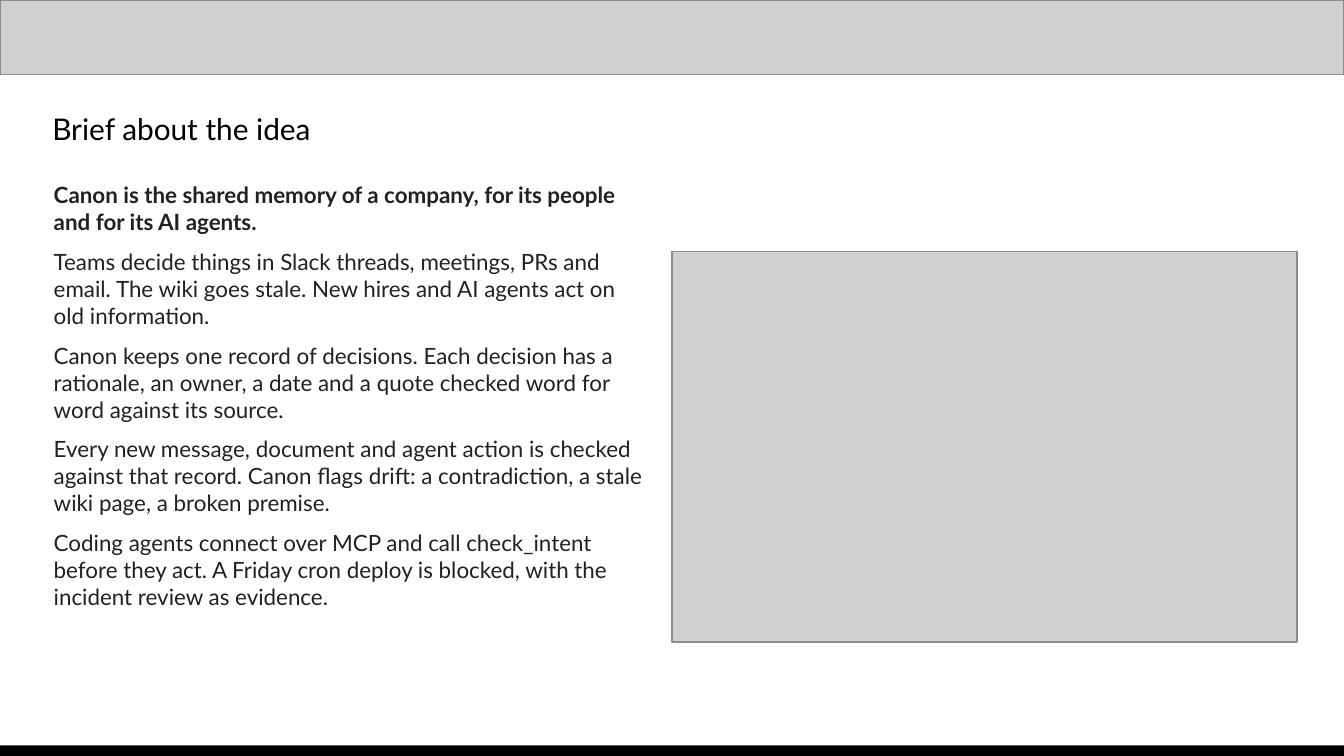
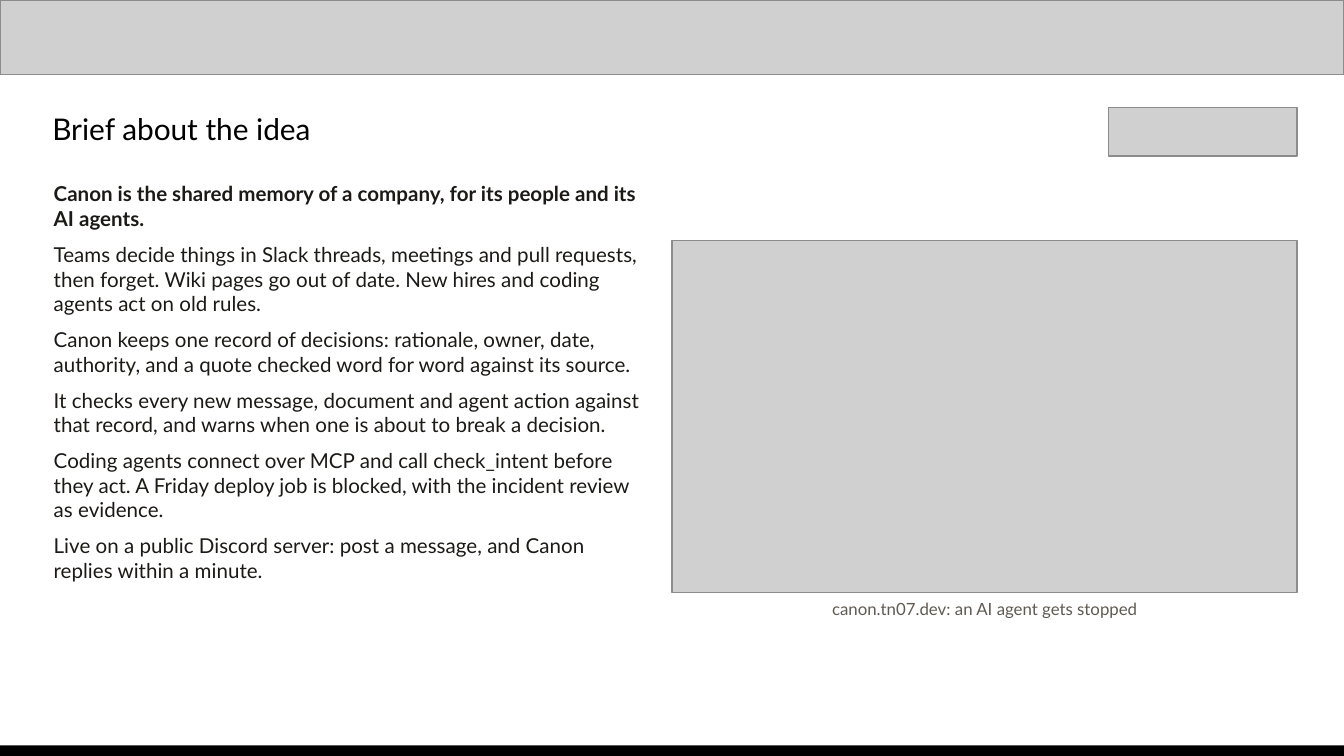
Before and after one commit to tejasnafde/canon, a slide deck: slide 2 of deck/canon-deck.pptx. Drawn at 1344x756 pixels with LibreOffice and Linux fonts; fonts in the diff are those of the drawing; grey boxes stand for pictures. Boxes give left, top, right and bottom in pixels: in the first picture for what was removed or moved away, otherwise in the second. Text is boxed around its words. In the diff, an @@ line names an element or a change of style, - is before the commit and + after.

```diff
--- a/deck/canon-deck.pptx
+++ b/deck/canon-deck.pptx
@@ picture added at bbox=[1109, 108, 1297, 156] @@
@@ text at bbox=[54, 185, 639, 582]: text changed; size 12 to 11 pt; text colour #202124 to #1C1A17 @@
-Canon is the shared memory of a company, for its people and for its AI agents.
-Teams decide things in Slack threads, meetings, PRs and email. The wiki goes stale. New hires and AI agents act on old information.
-Canon keeps one record of decisions. Each decision has a rationale, an owner, a date and a quote checked word for word against its source.
-Every new message, document and agent action is checked against that record. Canon flags drift: a contradiction, a stale wiki page, a broken premise.
-Coding agents connect over MCP and call check_intent before they act. A Friday cron deploy is blocked, with the incident review as evidence.
+Canon is the shared memory of a company, for its people and its AI agents.
+Teams decide things in Slack threads, meetings and pull requests, then forget. Wiki pages go out of date. New hires and coding agents act on old rules.
+Canon keeps one record of decisions: rationale, owner, date, authority, and a quote checked word for word against its source.
+It checks every new message, document and agent action against that record, and warns when one is about to break a decision.
+Coding agents connect over MCP and call check_intent before they act. A Friday deploy job is blocked, with the incident review as evidence.
+Live on a public Discord server: post a message, and Canon replies within a minute.
@@ picture: place and size @@
-picture at bbox=[672, 251, 1297, 642]
+picture at bbox=[672, 241, 1297, 593]
@@ text added at bbox=[832, 602, 1137, 618], 9 pt, text #5F5A52 @@
+canon.tn07.dev: an AI agent gets stopped
```
Also in this commit, not shown: 12 other slides changed, 2 other files.
